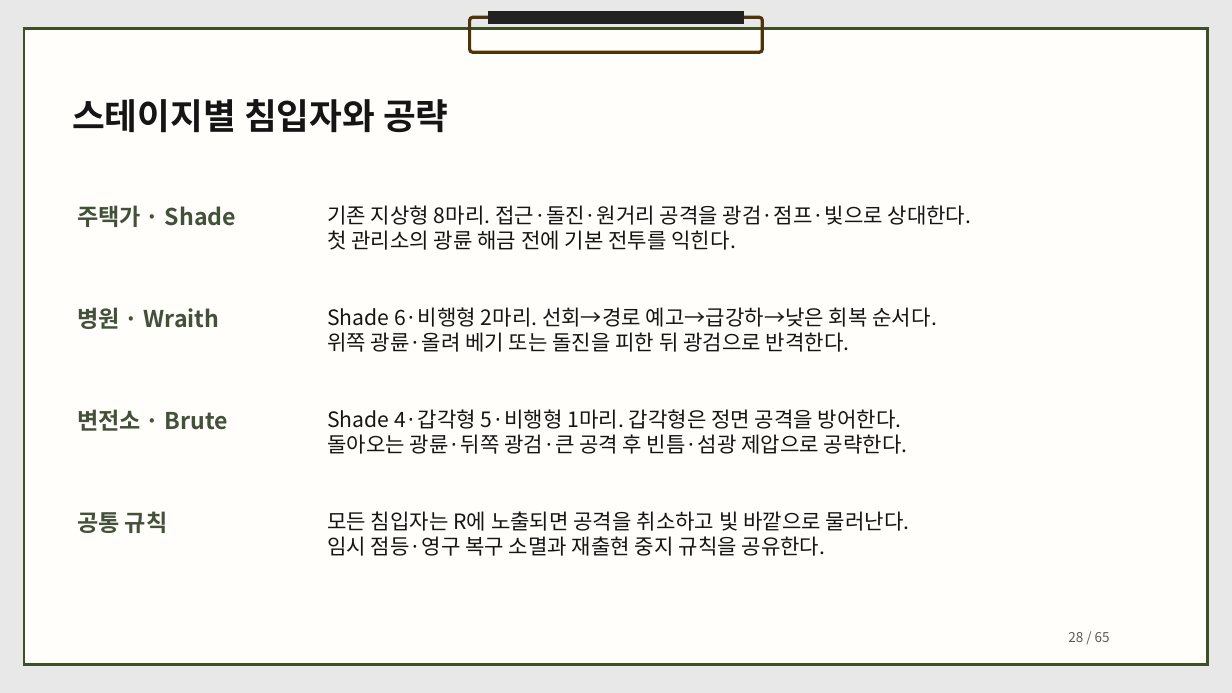
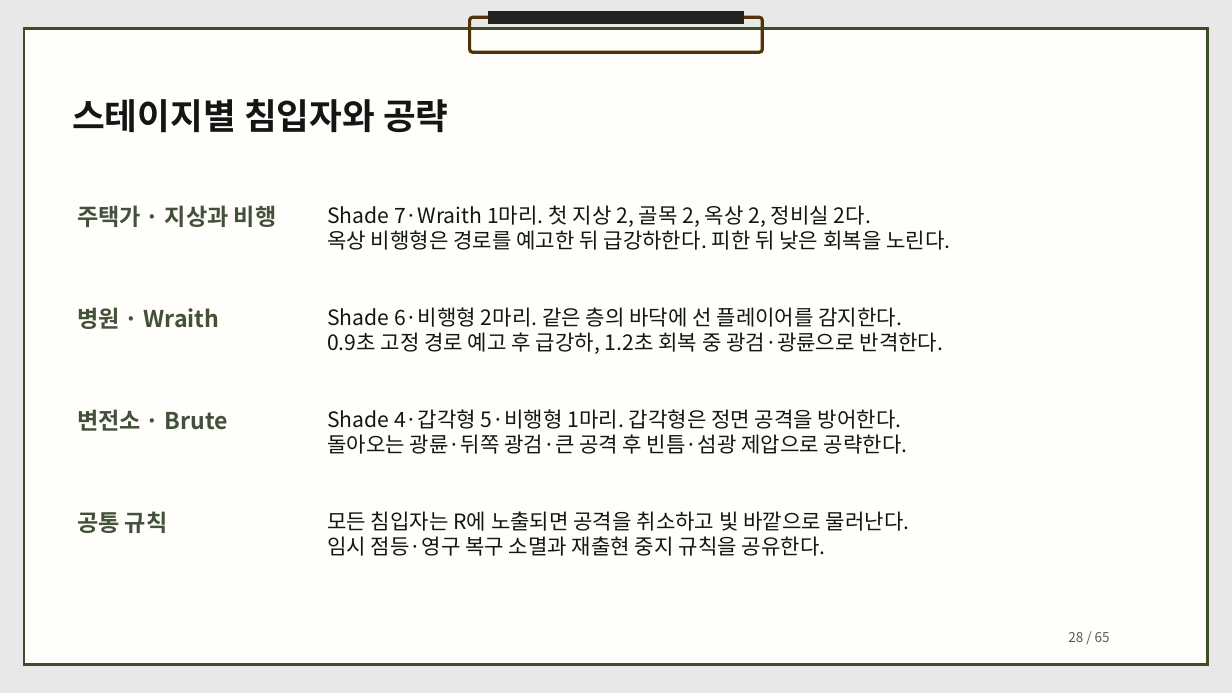
Before and after one commit to dbguswh/2Dgame_project, a slide deck: slide 28 of 2D게임프로그래밍 기획서.pptx. Drawn at 1232x693 pixels with LibreOffice and Linux fonts; fonts in the diff are those of the drawing. Boxes give left, top, right and bottom in pixels: in the first picture for what was removed or moved away, otherwise in the second. Text is boxed around its words. In the diff, an @@ line names an element or a change of style, - is before the commit and + after.

Commit message:
광륜 조준과 획득 안내 및 주택가 하부 경로 기획 보완

```diff
--- a/2D게임프로그래밍 기획서.pptx
+++ b/2D게임프로그래밍 기획서.pptx
@@ text at [77, 205, 277, 227]: text changed @@
-주택가 · Shade
+주택가 · 지상과 비행
@@ text at [327, 205, 950, 250]: text changed @@
-기존 지상형 8마리. 접근·돌진·원거리 공격을 광검·점프·빛으로 상대한다.
-첫 관리소의 광륜 해금 전에 기본 전투를 익힌다.
+Shade 7·Wraith 1마리. 첫 지상 2, 골목 2, 옥상 2, 정비실 2다.
+옥상 비행형은 경로를 예고한 뒤 급강하한다. 피한 뒤 낮은 회복을 노린다.
@@ text at [327, 307, 944, 354]: text changed @@
-Shade 6·비행형 2마리. 선회→경로 예고→급강하→낮은 회복 순서다.
-위쪽 광륜·올려 베기 또는 돌진을 피한 뒤 광검으로 반격한다.
+Shade 6·비행형 2마리. 같은 층의 바닥에 선 플레이어를 감지한다.
+0.9초 고정 경로 예고 후 급강하, 1.2초 회복 중 광검·광륜으로 반격한다.
```
Also in this commit, not shown: 7 other slides changed, 1 other file.
